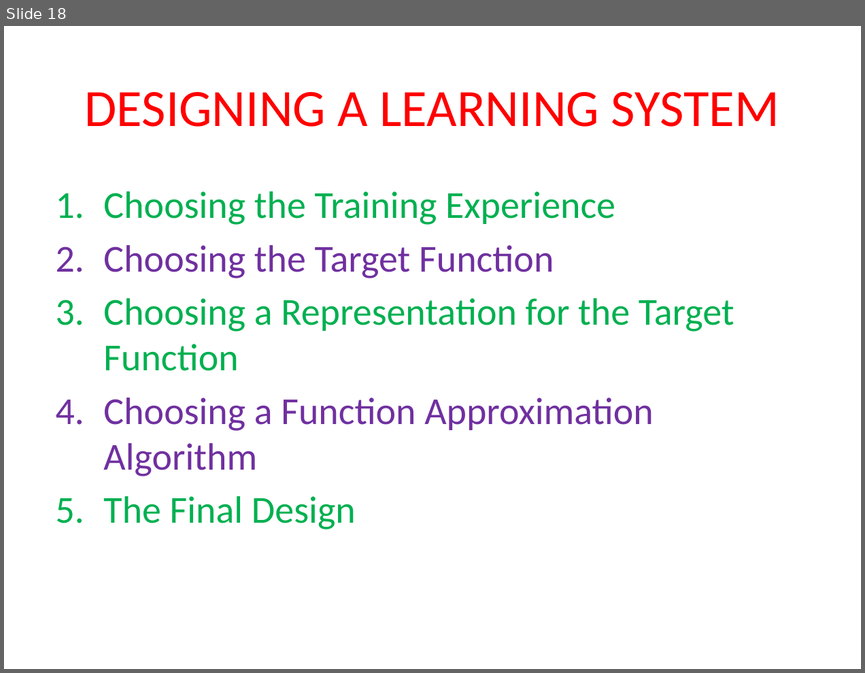
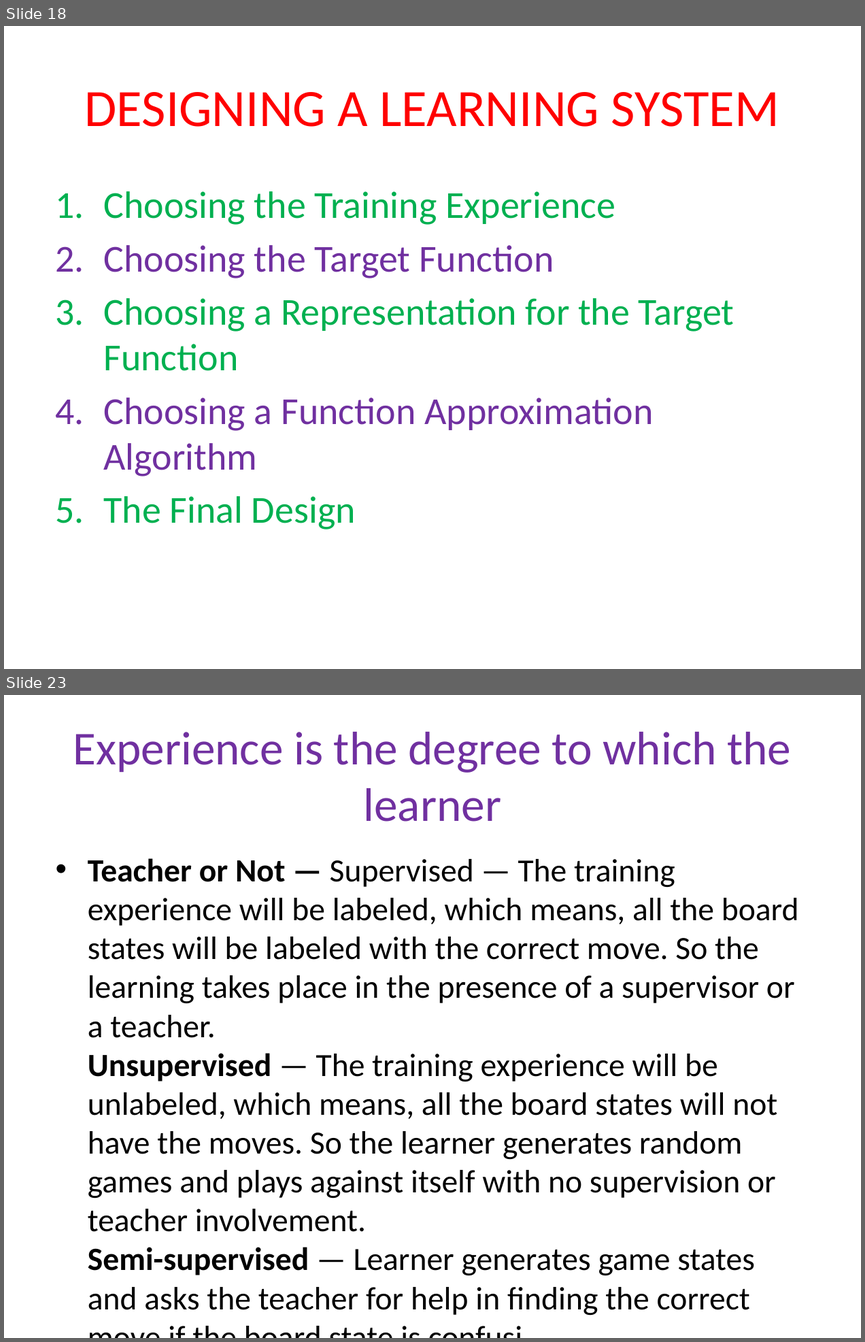
Before and after one commit to devipriyak/AI_ml-iv-sem-21-batch, a slide deck: Unit-4.pptx. Shown one above the other, each under a label of ours: slide 18 before the commit, slides 18 and 23 after it; the slides between them are not shown. The pictures are 865x673 and 865x1342 pixels, drawn with LibreOffice and Linux fonts; fonts in the diff are those of the drawing. Boxes give left, top, right and bottom in pixels: in the first picture for what was removed or moved away, otherwise in the second. Text is boxed around its words. In the diff, an @@ line names an element or a change of style, - is before the commit and + after.

```diff
--- a/Unit-4.pptx
+++ b/Unit-4.pptx
@@ slide 23 added at bbox=[4, 695, 861, 1338], background #FFFFFF @@
@@ title added at bbox=[73, 732, 791, 821], 39.6 pt, text #7030A0 @@
+Experience is the degree to which the learner
@@ text added at bbox=[88, 858, 799, 1315], 27.2 pt, text #000000 @@
+• Teacher or Not — Supervised — The training experience will be labeled, which means, all the board states will be labeled with the correct move. So the learning takes place in the presence of a supervisor or a teacher.
+  Unsupervised — The training experience will be unlabeled, which means, all the board states will not have the moves. So the learner generates random games and plays against itself with no supervision or teacher involvement.
+  Semi-supervised — Learner generates game states and asks the teacher for help in finding the correct move if the board state is confusi
```
Also in this commit, not shown: 7 slides changed, 15 other slides added.
